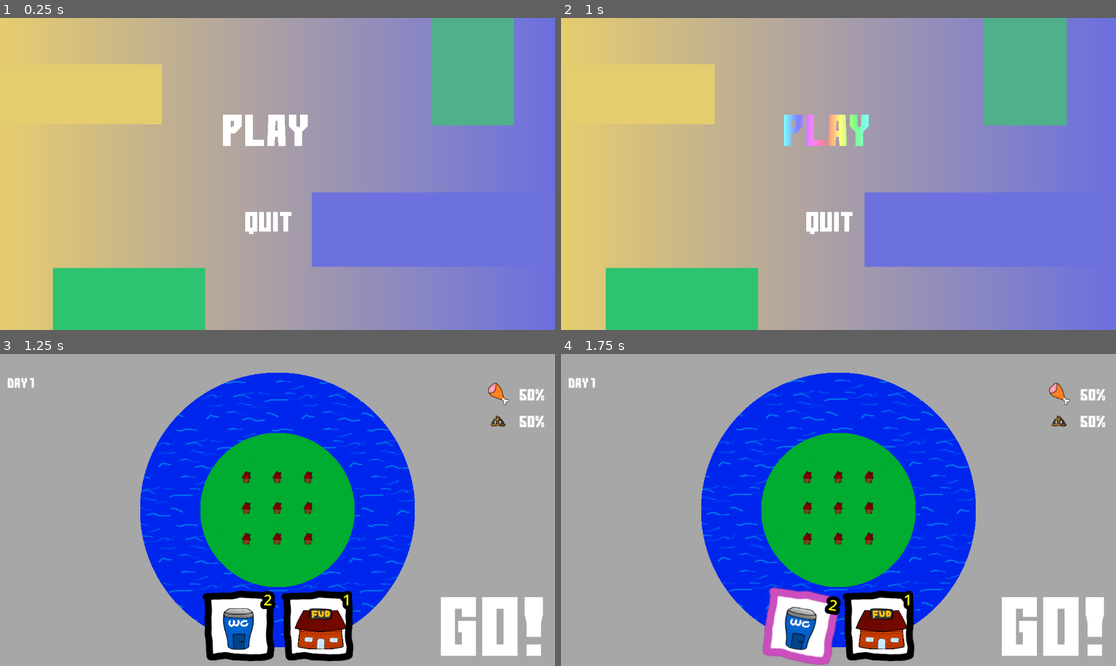
Above: before the commit, frames 1-4 (two rows, left to right).
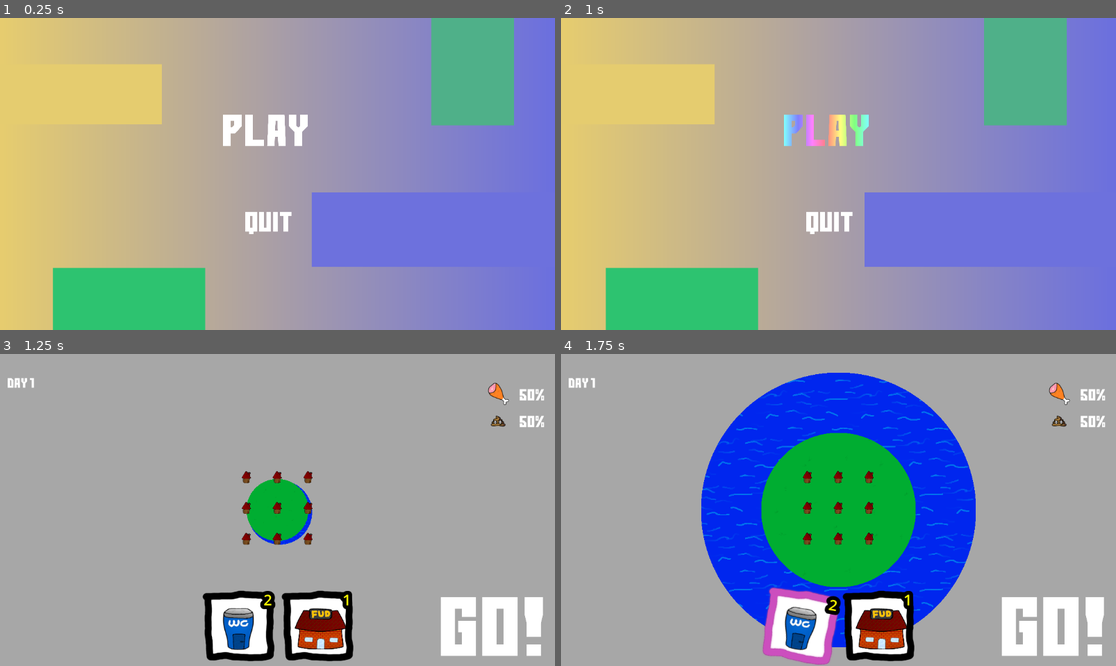
Above: after the commit, the same moments.

Repository: Viggzta/gmtk-jam-2024
Game: Godot game, scene res://main_menu.tscn
Same seed, same stepped clock (60 frames per second), same inputs: the game is played once before the commit and once after it. Sound files missing from this copy of the repository are replaced by a short silence.
Inputs (mouse positions are in pixels of both pictures, inside the frame that each line leads up to):
- Up to frame 1 (0.25 s): no input
- Up to frame 2 (1 s): click (832, 130) at 0.5 s
- Up to frame 3 (1.25 s): no input
- Up to frame 4 (1.75 s): click "2" at 1.25 s

Frames 1-2 are identical in both runs. In frame 3, 29% of the frame differs, in the area x 25-75%, y 6-94%; in frame 4, nothing differs.

Commit message:
tween resizing map

Diff:
--- a/src/scenes/levels/the_level.gd
+++ b/src/scenes/levels/the_level.gd
@@ -112,11 +112,12 @@
 	_resize_platform(temp_radius)
 
 func _resize_platform(r: float) -> void:
-	background_rect.position = Vector2(-r, -r)
-	background_rect.size = Vector2(r * 2, r * 2)
 	var r2: float = r + 500.0
-	water_rect.position = Vector2(-r2, -r2)
-	water_rect.size = Vector2(r2 * 2, r2 * 2)
+
+	get_tree().create_tween().tween_property(background_rect, "size", Vector2(r * 2, r * 2), 0.5).set_trans(Tween.TRANS_ELASTIC)
+	get_tree().create_tween().tween_property(background_rect, "position", Vector2(-r, -r), 0.5).set_trans(Tween.TRANS_ELASTIC)
+	get_tree().create_tween().tween_property(water_rect, "size", Vector2(r2 * 2, r2 * 2), 0.5).set_trans(Tween.TRANS_ELASTIC)
+	get_tree().create_tween().tween_property(water_rect, "position", Vector2(-r2, -r2), 0.5).set_trans(Tween.TRANS_ELASTIC)
 
 func _ready() -> void:
 	Globals.current_state = Globals.GameState.Setup
--- a/src/scenes/levels/the_level.tscn
+++ b/src/scenes/levels/the_level.tscn
@@ -86,13 +86,12 @@
 anchor_top = 0.5
 anchor_right = 0.5
 anchor_bottom = 0.5
-offset_left = -290.0
-offset_top = -290.0
-offset_right = 210.0
-offset_bottom = 210.0
+offset_left = -250.0
+offset_top = -250.0
+offset_right = 250.0
+offset_bottom = 250.0
 grow_horizontal = 2
 grow_vertical = 2
-metadata/_edit_use_anchors_ = true
 
 [node name="ColorRectPlatform" type="ColorRect" parent="BackgroundControl"]
 material = ExtResource("5_dbp6e")
Not shown: 1 places in src/scenes/levels/the_level.tscn that only renumber resources
